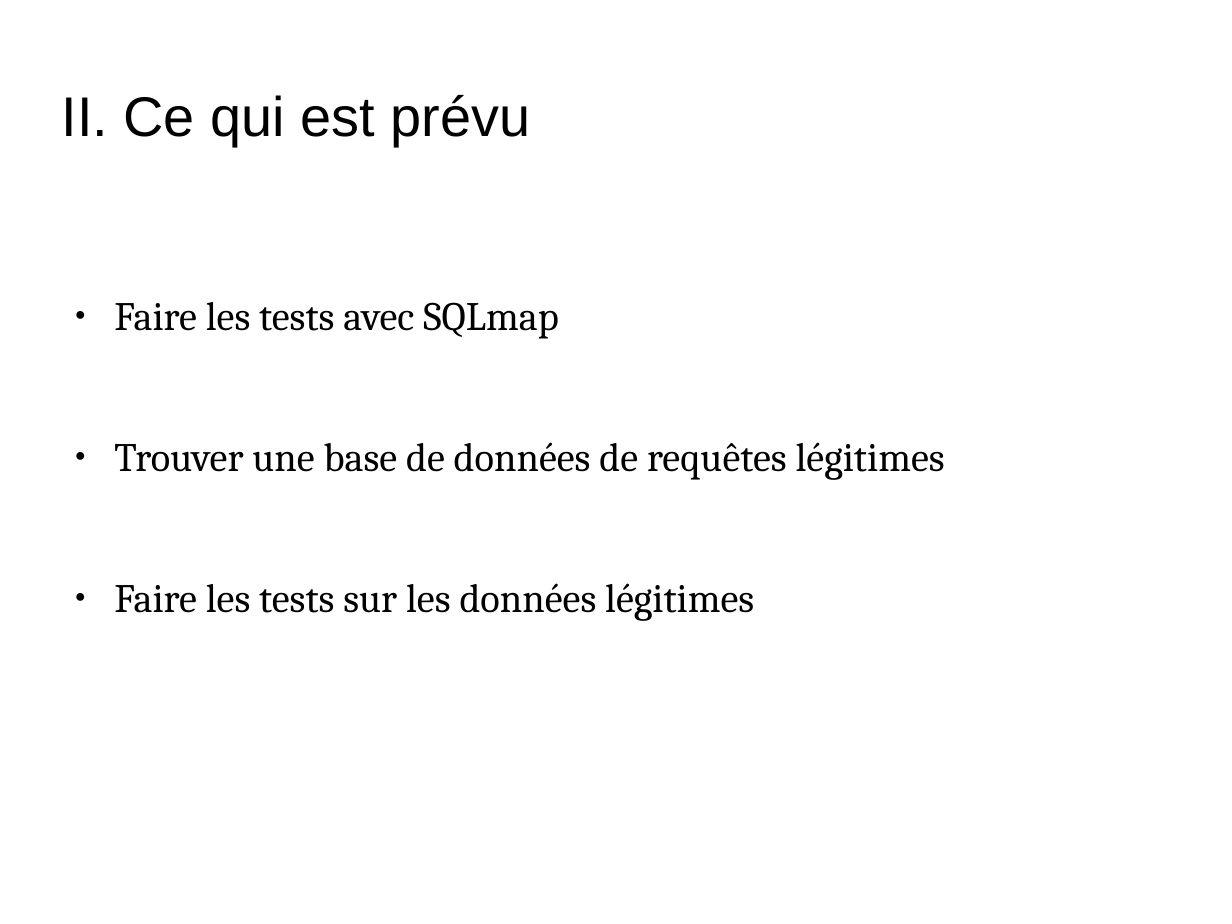
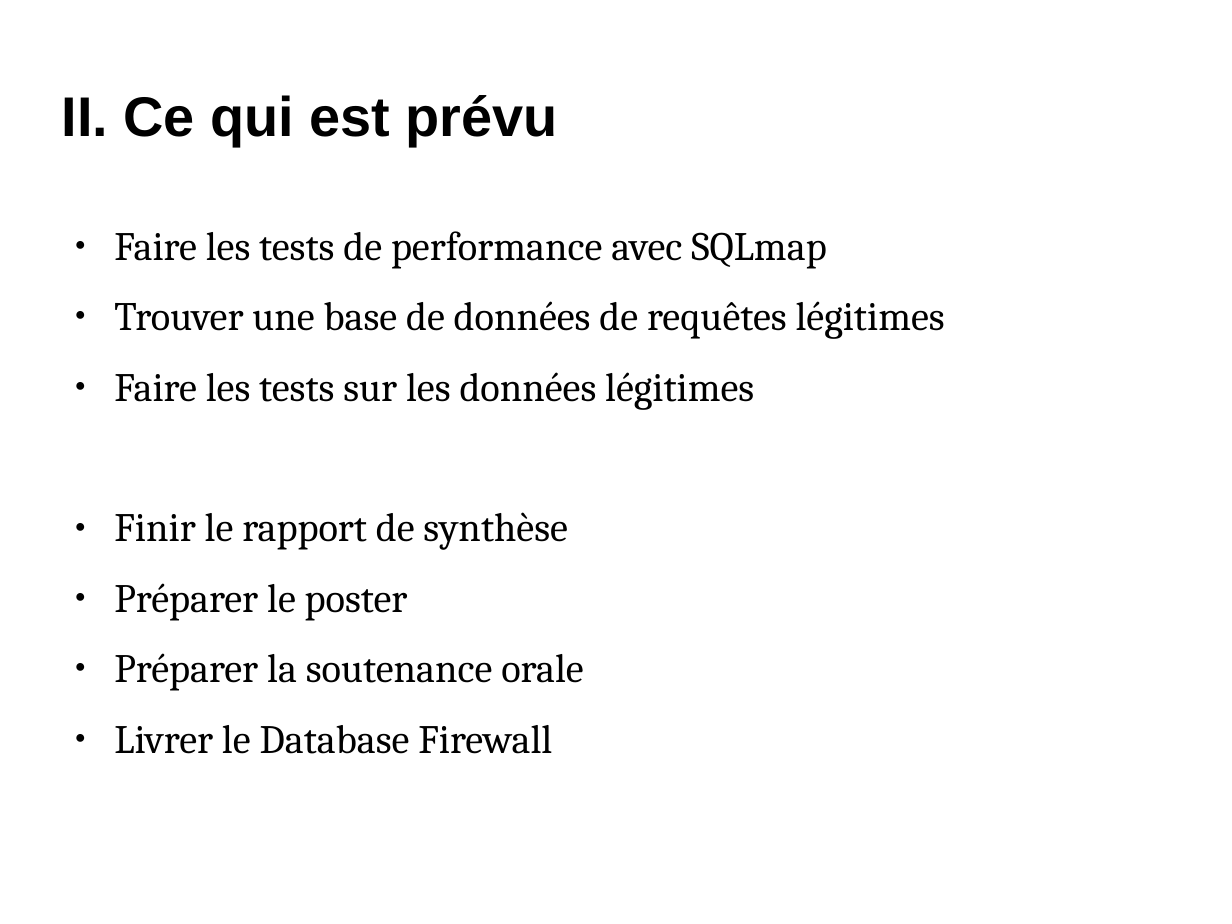
Before and after one commit to Kertek/projet_dbf, a slide deck: slide 8 of gestion_de_projet/Reunions/Presentation_6_23052017_CASSIOPEE_DBF.odp (slide 6 before the commit). Drawn at 1232x924 pixels with LibreOffice and Linux fonts; fonts in the diff are those of the drawing; background and template pictures are left out. Boxes give left, top, right and bottom in pixels: in the first picture for what was removed or moved away, otherwise in the second. Text is boxed around its words. In the diff, an @@ line names an element or a change of style, - is before the commit and + after.

```diff
--- a/gestion_de_projet/Reunions/Presentation_6_23052017_CASSIOPEE_DBF.odp
+++ b/gestion_de_projet/Reunions/Presentation_6_23052017_CASSIOPEE_DBF.odp
@@ title "II. Ce qui est prévu" at <box>62,95,558,146</box>: bold on @@
@@ text at <box>114,231,826,269</box>: text changed @@
-● Faire les tests avec SQLmap
+● Faire les tests de performance avec SQLmap
@@ text at <box>114,512,583,754</box>: paragraphs added @@
+● Finir le rapport de synthèse
+● Préparer le poster
+● Préparer la soutenance orale
+● Livrer le Database Firewall
```
Also in this commit, not shown: 4 other slides changed, 2 slides added.
